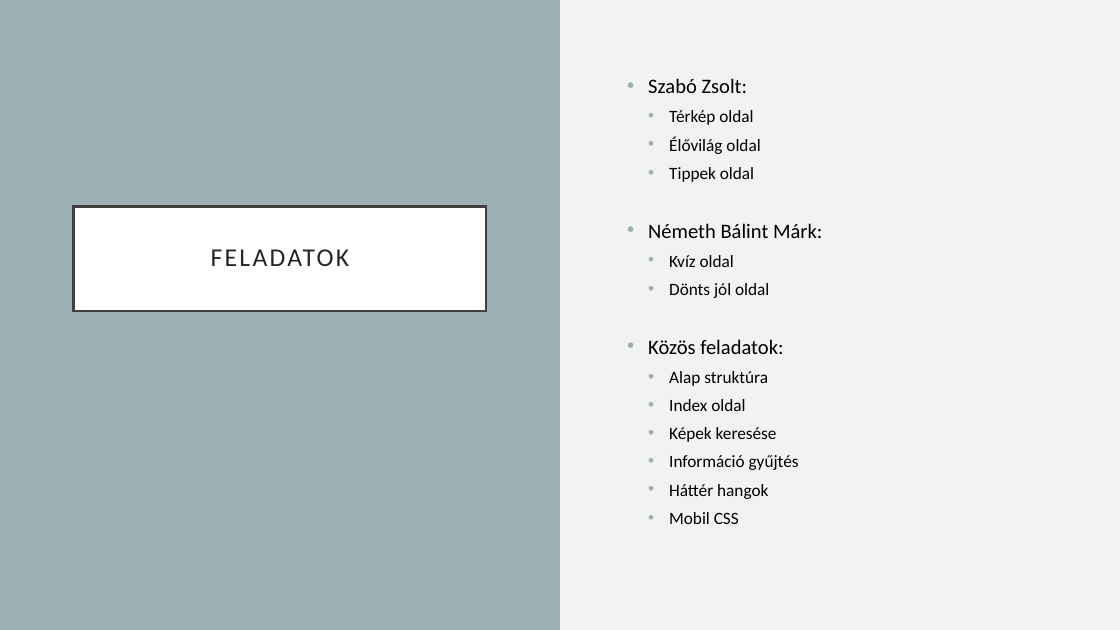
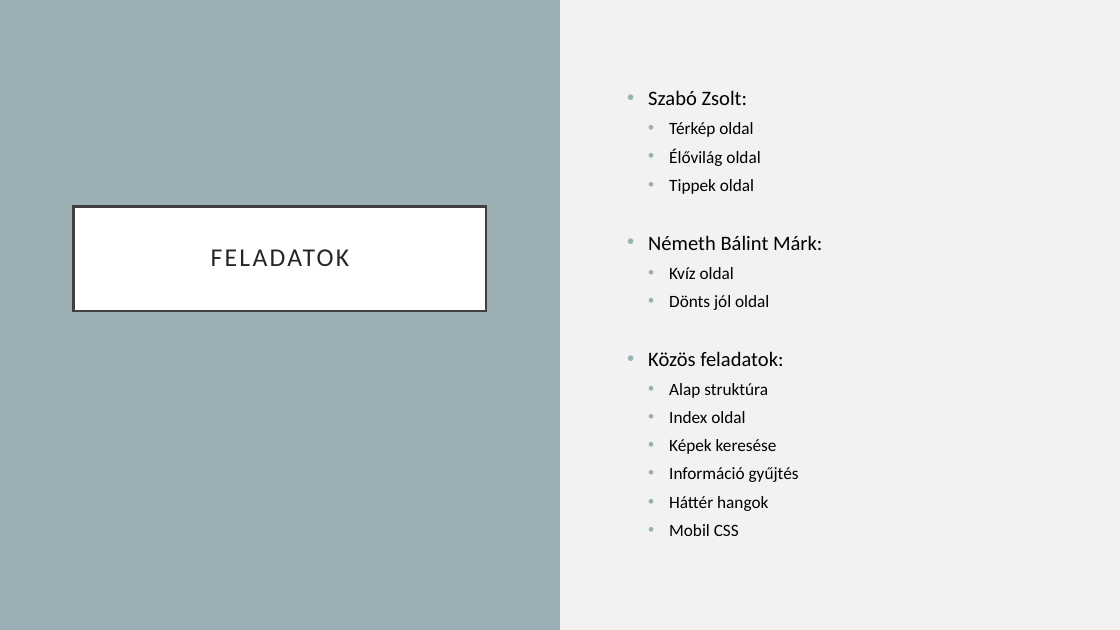
Before and after one commit to NemethBalintMark/EsoerdoProjekt, a slide deck: slide 4 of docs/Esőerdők világa.pptx. Drawn at 1120x630 pixels with LibreOffice and Linux fonts; fonts in the diff are those of the drawing. Boxes give left, top, right and bottom in pixels: in the first picture for what was removed or moved away, otherwise in the second. Text is boxed around its words. In the diff, an @@ line names an element or a change of style, - is before the commit and + after.

```diff
--- a/docs/Esőerdők világa.pptx
+++ b/docs/Esőerdők világa.pptx
@@ text "Szabó Zsolt:" at box(648, 90, 822, 536): vertical alignment top to middle @@
```
Also in this commit, not shown: 2 other slides changed, 3 slides added, 1 slide removed.
